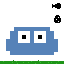
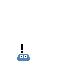
Layered file, before and after one edit (w=64, h=64). Changes by layer:
hid "icon" over [6, 27, 58, 55]
hid "ground" over [0, 60, 64, 64]
added layer "surprise_xmas" above "surprise" over [17, 44, 30, 61]
hid "new_slime" over [54, 15, 61, 23]
hid "feed" over [52, 3, 61, 9]
